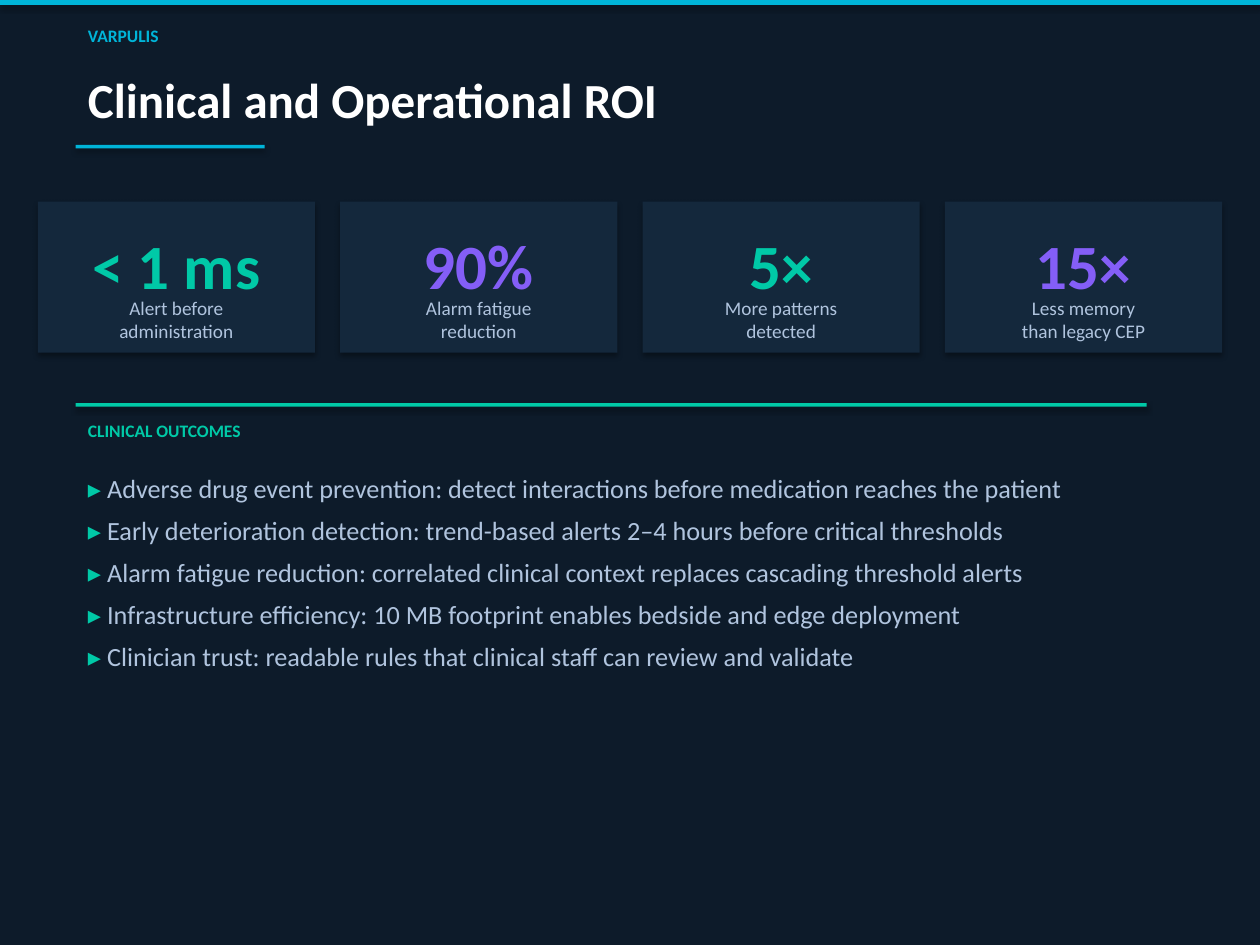
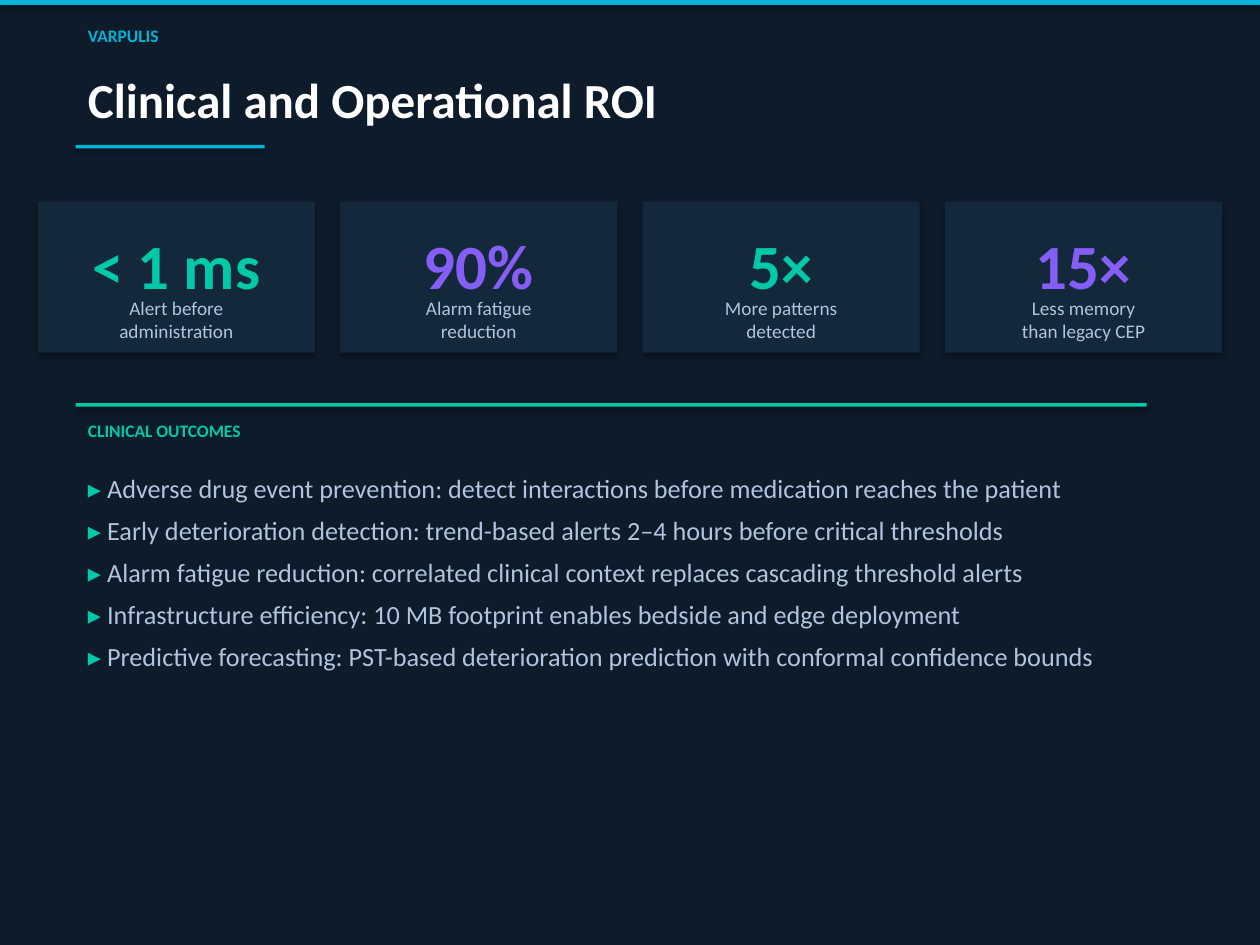
Before and after one commit to varpulis/varpulis, a slide deck: slide 10 of presentations/Varpulis_Healthcare.pptx (slide 9 before the commit). Drawn at 1260x945 pixels with LibreOffice and Linux fonts; fonts in the diff are those of the drawing. Boxes give left, top, right and bottom in pixels: in the first picture for what was removed or moved away, otherwise in the second. Text is boxed around its words. In the diff, an @@ line names an element or a change of style, - is before the commit and + after.

```diff
--- a/presentations/Varpulis_Healthcare.pptx
+++ b/presentations/Varpulis_Healthcare.pptx
@@ text at (107,648,1092,671): text changed @@
-▸ Clinician trust: readable rules that clinical staff can review and validate
+▸ Predictive forecasting: PST-based deterioration prediction with conformal confidence bounds
```
Also in this commit, not shown: 1 other slide changed, 2 slides added, 2 other files.
